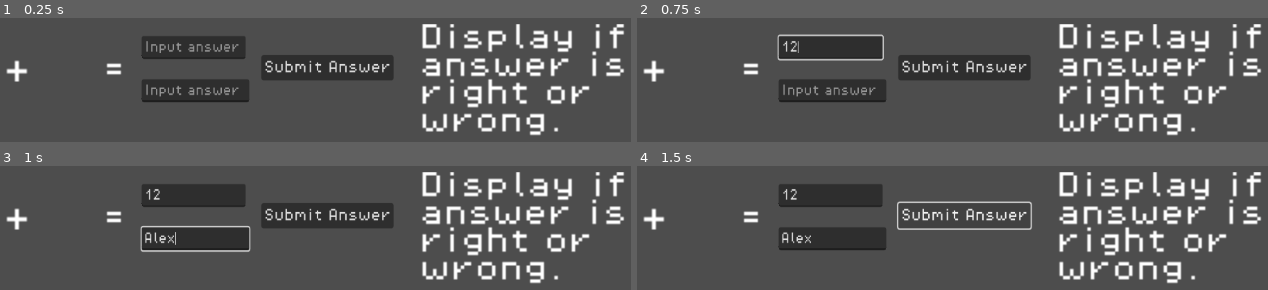
Above: before the commit, frames 1-4 (two rows, left to right).
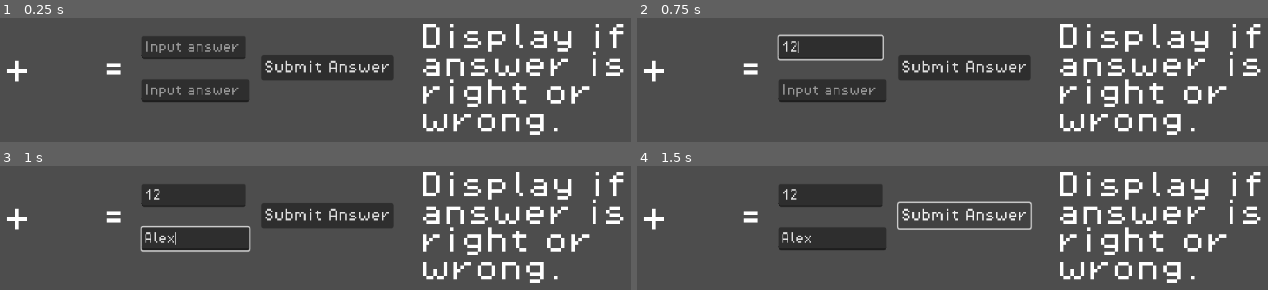
Above: after the commit, the same moments.

Repository: psalmer-balanza/soln
Game: Godot game, scene res://scenes/gameplay_scenes/fraction_sample_gameplay.tscn
Two runs of this game, one before a commit and one after it. Both use one fixed random seed, a clock stepped at 60 frames per second and the inputs below. The project has no main scene, so this scene is started directly.
Inputs (mouse positions are in pixels of both pictures, inside the frame that each line leads up to):
- Up to frame 1 (0.25 s): no input
- Up to frame 2 (0.75 s): click (832, 47) at 0.52 s; type "12" at 0.6 s
- Up to frame 3 (1 s): click (195, 239) at 0.75 s; type "Alex" at 0.83 s
- Up to frame 4 (1.5 s): click "Submit Answer" at 1.25 s

The runs differ from the first frame. In frame 1, 4.5% of the frame differs, in the area x 0-99%, y 4-96%; in frame 2, 4.4%; in frame 3, 4.4%; in frame 4, 4.5%.
Error in both runs: Invalid access of index '1' on a base object of type: 'PackedStringArray'. (res://scripts/gameplay_scripts/fraction_sample_gameplay.gd:18)

Commit message:
Update godot version, Add student login, Add folders,
Update godot version to 4.3
Implement student login by creating its GUI, and logic
Add asset for student login
Add folders for the student login

Diff:
--- a/project.godot
+++ b/project.godot
@@ -11,7 +11,7 @@
 [application]
 
 config/name="soln"
-config/features=PackedStringArray("4.2", "GL Compatibility")
+config/features=PackedStringArray("4.3", "GL Compatibility")
 config/icon="res://icon.svg"
 
 [autoload]
--- a/scenes/gameplay_scenes/fraction_addition_gameplay.tscn
+++ /dev/null
@@ -1,3 +0,0 @@
-[gd_scene format=3 uid="uid://dran4bs06vpwf"]
-
-[node name="FractionAdditionGameplay" type="Node2D"]
--- a/scenes/gameplay_scenes/fraction_sample_gameplay.tscn
+++ b/scenes/gameplay_scenes/fraction_sample_gameplay.tscn
@@ -52,6 +52,7 @@
 offset_bottom = 40.0
 
 [node name="Operand" type="RichTextLabel" parent="Operation"]
+texture_filter = 1
 layout_mode = 0
 offset_left = 45.0
 offset_top = 20.0
@@ -62,6 +63,7 @@
 text = "+"
 
 [node name="EqualSign" type="RichTextLabel" parent="Operation"]
+texture_filter = 1
 layout_mode = 0
 offset_left = 103.0
 offset_top = 20.0
@@ -71,6 +73,7 @@
 text = "="
 
 [node name="Answer" type="NinePatchRect" parent="."]
+texture_filter = 1
 layout_mode = 0
 offset_left = 18.0
 offset_top = 1.0
@@ -90,6 +93,7 @@
 caret_blink = true
 
 [node name="DenominatorAnswer" type="LineEdit" parent="Answer"]
+texture_filter = 1
 layout_mode = 0
 offset_left = 107.0
 offset_top = 32.0
@@ -118,6 +122,7 @@
 offset_bottom = 41.0
 
 [node name="UserAnswer" type="RichTextLabel" parent="DisplayAnswer"]
+texture_filter = 1
 layout_mode = 0
 offset_right = 159.0
 offset_bottom = 91.0
--- /dev/null
+++ b/scenes/login_scene/student_login.tscn
@@ -0,0 +1,136 @@
+[gd_scene load_steps=12 format=3 uid="uid://b5urnt05hl4eu"]
+
+[ext_resource type="Texture2D" uid="uid://c6dgj1k2tddmy" path="res://assets/background/Lighthouse_movement.png" id="1_axrn5"]
+[ext_resource type="Script" path="res://scripts/login_script/student_main_menu.gd" id="1_cihcj"]
+[ext_resource type="FontFile" uid="uid://baqxnk61g1qva" path="res://assets/fonts/PixelOperator8.ttf" id="2_cuid1"]
+[ext_resource type="Script" path="res://scripts/login_script/soln_bg_animation.gd" id="2_nubq2"]
+[ext_resource type="FontFile" uid="uid://b7ifwnhbxq6y5" path="res://assets/fonts/PixelOperator8-Bold.ttf" id="4_u5qk6"]
+
+[sub_resource type="AtlasTexture" id="AtlasTexture_5ciok"]
+atlas = ExtResource("1_axrn5")
+region = Rect2(0, 0, 510, 281)
+
+[sub_resource type="AtlasTexture" id="AtlasTexture_o7c3h"]
+atlas = ExtResource("1_axrn5")
+region = Rect2(0, 281, 510, 281)
+
+[sub_resource type="AtlasTexture" id="AtlasTexture_vrwxq"]
+atlas = ExtResource("1_axrn5")
+region = Rect2(0, 562, 510, 281)
+
+[sub_resource type="AtlasTexture" id="AtlasTexture_x3miy"]
+atlas = ExtResource("1_axrn5")
+region = Rect2(0, 843, 510, 281)
+
+[sub_resource type="SpriteFrames" id="SpriteFrames_d42gl"]
+animations = [{
+"frames": [{
+"duration": 1.0,
+"texture": SubResource("AtlasTexture_5ciok")
+}, {
+"duration": 1.0,
+"texture": SubResource("AtlasTexture_o7c3h")
+}, {
+"duration": 1.0,
+"texture": SubResource("AtlasTexture_vrwxq")
+}, {
+"duration": 1.0,
+"texture": SubResource("AtlasTexture_x3miy")
+}],
+"loop": true,
+"name": &"idle",
+"speed": 2.0
+}]
+
+[sub_resource type="RectangleShape2D" id="RectangleShape2D_5a0h5"]
+
+[node name="StudentLoginControl" type="Control"]
+layout_mode = 3
+anchors_preset = 0
+scale = Vector2(1.0801, 1.11425)
+script = ExtResource("1_cihcj")
+
+[node name="Panel" type="Panel" parent="."]
+layout_mode = 1
+anchors_preset = 15
+anchor_right = 1.0
+anchor_bottom = 1.0
+grow_horizontal = 2
+grow_vertical = 2
+scale = Vector2(6.46513, 4.57422)
+metadata/_edit_use_anchors_ = true
+
+[node name="CharacterBody2D" type="CharacterBody2D" parent="Panel"]
+texture_filter = 1
+scale = Vector2(1.00145, 1.00297)
+script = ExtResource("2_nubq2")
+
+[node name="Soln_background" type="AnimatedSprite2D" parent="Panel/CharacterBody2D"]
+position = Vector2(82.501, 63.3104)
+scale = Vector2(0.321171, 0.451494)
+sprite_frames = SubResource("SpriteFrames_d42gl")
+animation = &"idle"
+frame_progress = 0.0651652
+
+[node name="CollisionShape2D" type="CollisionShape2D" parent="Panel/CharacterBody2D"]
+visible = false
+position = Vector2(75.0395, 166.771)
+shape = SubResource("RectangleShape2D_5a0h5")
+
+[node name="StudentInformation" type="NinePatchRect" parent="."]
+layout_mode = 0
+offset_left = 187.946
+offset_top = 109.491
+offset_right = 1251.95
+offset_bottom = 685.49
+
+[node name="Username" type="LineEdit" parent="StudentInformation"]
+texture_filter = 1
+layout_mode = 0
+offset_left = 435.042
+offset_top = 161.0
+offset_right = 673.042
+offset_bottom = 192.0
+scale = Vector2(0.99258, 0.982386)
+theme_override_fonts/font = ExtResource("2_cuid1")
+placeholder_text = "Username"
+caret_blink = true
+
+[node name="Password" type="LineEdit" parent="StudentInformation"]
+texture_filter = 1
+layout_mode = 0
+offset_left = 434.035
+offset_top = 198.0
+offset_right = 671.035
+offset_bottom = 229.0
+theme_override_fonts/font = ExtResource("2_cuid1")
+placeholder_text = "Password"
+caret_blink = true
+secret = true
+
+[node name="StudentLogin" type="RichTextLabel" parent="StudentInformation"]
+texture_filter = 1
+layout_mode = 0
+offset_left = 433.294
+offset_top = 134.619
+offset_right = 658.294
+offset_bottom = 174.619
+theme_override_fonts/normal_font = ExtResource("4_u5qk6")
+text = "Student Login"
+
+[node name="LoginButton" type="Button" parent="StudentInformation"]
+texture_filter = 1
+layout_mode = 0
+offset_left = 504.584
+offset_top = 236.93
+offset_right = 588.583
+offset_bottom = 267.93
+theme_override_fonts/font = ExtResource("4_u5qk6")
+text = "Login"
+
+[node name="Camera2D" type="Camera2D" parent="."]
+position = Vector2(535.136, 292.574)
+rotation = -3.14159
+scale = Vector2(1029.97, -605.692)
+
+[connection signal="button_down" from="StudentInformation/LoginButton" to="." method="_on_login_button_button_down"]
--- /dev/null
+++ b/scripts/login_script/soln_bg_animation.gd
@@ -0,0 +1,8 @@
+extends CharacterBody2D
+
+var menu_state = "idle"
+
+func _physics_process(delta):
+	# Idle state animation
+	if menu_state == "idle":
+		$Soln_background.play("idle")
--- /dev/null
+++ b/scripts/login_script/student_main_menu.gd
@@ -0,0 +1,40 @@
+extends Control
+
+@onready var username: LineEdit = $StudentInformation/Username
+@onready var password: LineEdit = $StudentInformation/Password
+@onready var http_request: HTTPRequest = HTTPRequest.new()
+
+func _on_login_button_button_down():
+	var credentials = {
+		"username": username.text,
+		"password": password.text
+	}
+
+	var json_body = JSON.stringify(credentials)
+	# Create an HTTP request node and connect its completion signal.
+	var http_request = HTTPRequest.new()
+	add_child(http_request)
+	http_request.request_completed.connect(self._http_request_completed)
+
+	# Perform a POST request. The URL below returns JSON as of writing.
+	#var body = JSON.new().stringify({"Username": "user3", "Password": "password_hash3"})
+	var error = http_request.request("http://localhost:3000/soln/login", [], HTTPClient.METHOD_POST, json_body)
+	if error != OK:
+		push_error("An error occurred in the HTTP request.")
+
+# Called when the HTTP request is completed.
+func _http_request_completed(result, response_code, headers, body):
+	if response_code == 200:
+		var json = JSON.new()
+		var error = json.parse(body.get_string_from_utf8())
+		if error == OK:
+			var response = json.get_data()
+			if response.success:
+				print("Login successful")
+				get_tree().change_scene_to_file("res://scenes/floors_scenes/floor_one.tscn")
+			else:
+				print("Login failed")
+		else:
+			print("Failed to parse JSON")
+	else:
+		print("HTTP request failed with code:", response_code)
Binary file added: assets/background/Lighthouse_movement.png
Not shown, added: assets/background/Lighthouse_movement.png.import
Not shown, changed: assets/fonts/PixelOperator8-Bold.ttf.import
Not shown, changed: assets/fonts/PixelOperator8.ttf.import
Not shown: 2 places in scenes/characters_scenes/main_character.tscn that only renumber resources
